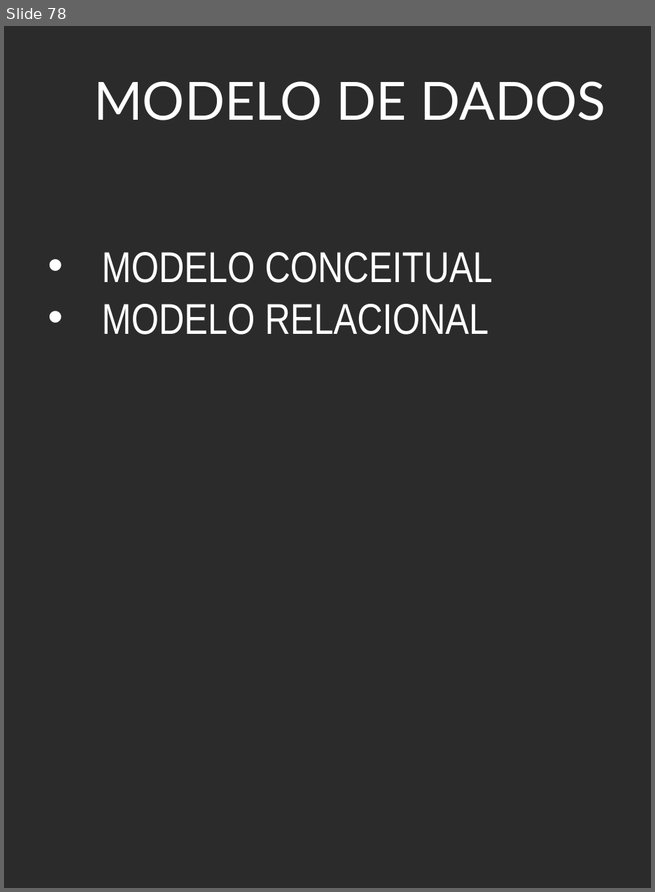
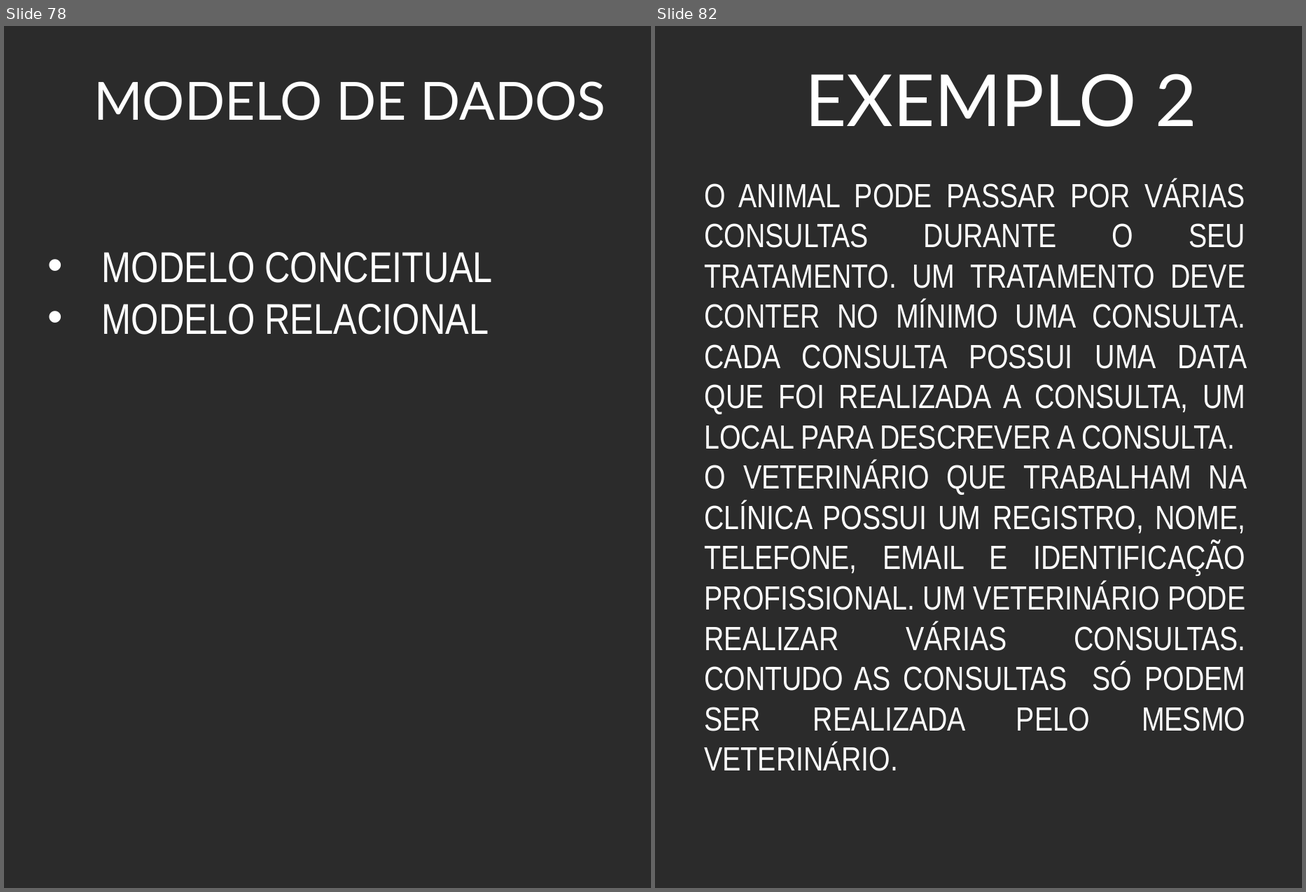
Before and after one commit to adilsonlopesoracle/BancodeDados_Gracas, a slide deck: BANCO DE DADOS_Atualizado.pptx. Shown side by side, each under a label of ours: slide 78 before the commit, slides 78 and 82 after it; the slides between them are not shown. The pictures are 655x892 and 1306x892 pixels, drawn with LibreOffice and Linux fonts; fonts in the diff are those of the drawing; background and template pictures are left out; a plain dark background stands for a picture behind light text. Boxes give left, top, right and bottom in pixels: in the first picture for what was removed or moved away, otherwise in the second. Text is boxed around its words. In the diff, an @@ line names an element or a change of style, - is before the commit and + after.

```diff
--- a/BANCO DE DADOS_Atualizado.pptx
+++ b/BANCO DE DADOS_Atualizado.pptx
@@ slide 82 added at (655, 26, 1302, 888), background picture (left out) @@
@@ title added at (805, 74, 1197, 127), 60 pt, text #FFFFFF @@
+EXEMPLO 2
@@ text added at (705, 180, 1247, 772), 28 pt, text #FFFFFF @@
+O ANIMAL PODE PASSAR POR VÁRIAS CONSULTAS DURANTE O SEU TRATAMENTO. UM TRATAMENTO DEVE CONTER NO MÍNIMO UMA CONSULTA. CADA CONSULTA POSSUI UMA DATA QUE FOI REALIZADA A CONSULTA, UM LOCAL PARA DESCREVER A CONSULTA.
+O VETERINÁRIO QUE TRABALHAM NA CLÍNICA POSSUI UM REGISTRO, NOME, TELEFONE, EMAIL E IDENTIFICAÇÃO PROFISSIONAL. UM VETERINÁRIO PODE REALIZAR VÁRIAS CONSULTAS. CONTUDO AS CONSULTAS SÓ PODEM SER REALIZADA PELO MESMO VETERINÁRIO.
```
Also in this commit, not shown: 89 other slides added, 1 slide removed.
